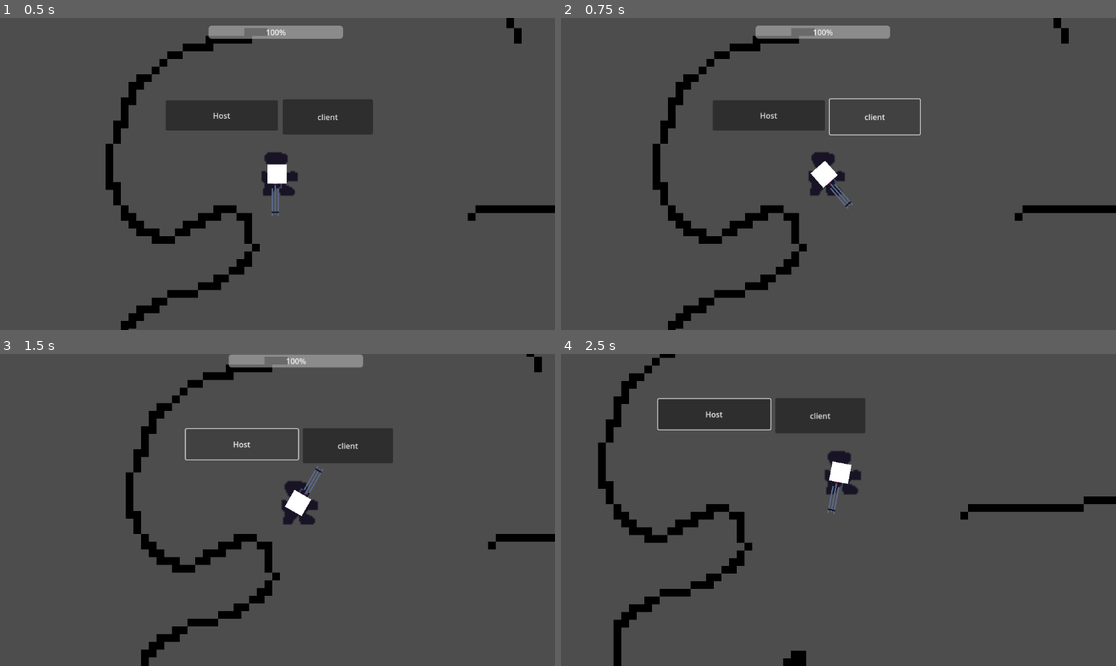
Above: before the commit, frames 1-4 (two rows, left to right).
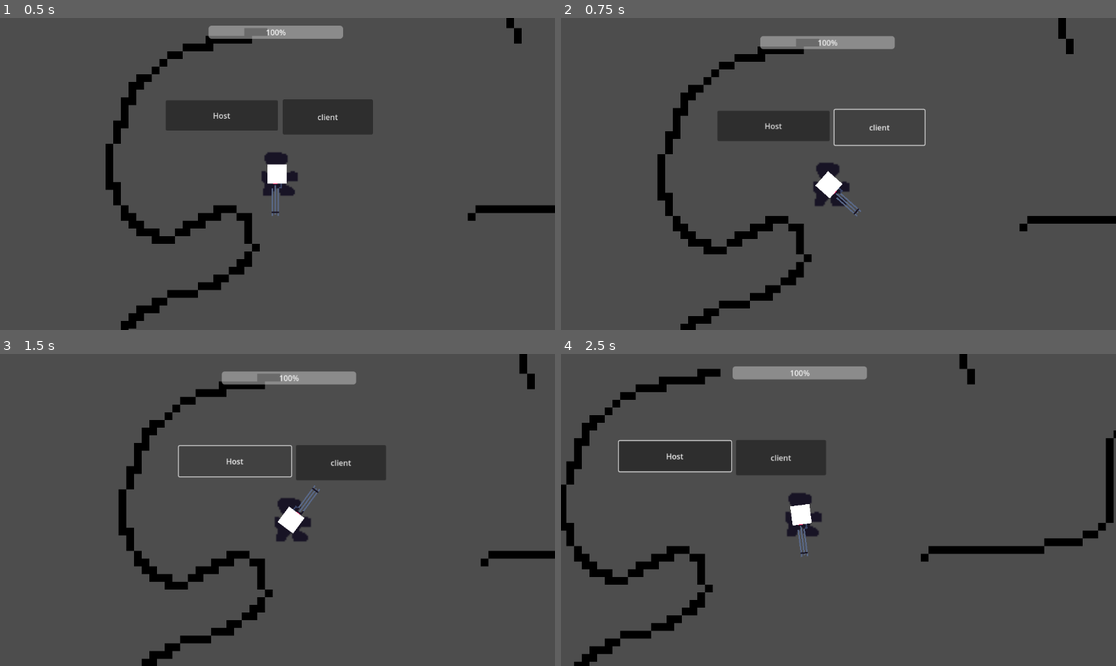
Above: after the commit, the same moments.

Repository: Deojee/project-sodalake
Game: Godot game, scene res://scenes/world.tscn
Same seed, same stepped clock (60 frames per second), same inputs: the game is played once before the commit and once after it. The engine's default icon, where the game draws it, is replaced by a stand-in: a white triangle on a blue panel in a dark square.
Inputs (mouse positions are in pixels of both pictures, inside the frame that each line leads up to):
- Up to frame 1 (0.5 s): no input
- Up to frame 2 (0.75 s): click "client" at 0.5 s
- Up to frame 3 (1.5 s): click "Host" at 1.25 s
- Up to frame 4 (2.5 s): move the mouse to (960, 494) at 2.02 s; press the mouse at (960, 494) at 2.03 s; hold D (right) from 2.03 s (still down)

Frame 1 is identical in both runs. In frame 2, 10% of the frame differs, in the area x 16-100%, y 0-100%; in frame 3, 11%; in frame 4, 18%, in the area x 0-100%, y 0-100%.

Commit message:
fixed camera

Diff:
--- a/Camera.gd
+++ b/Camera.gd
@@ -5,12 +5,13 @@
 
 
 func _input(event : InputEvent) -> void:
-
+	#return
 	if event is InputEventMouseMotion:
 		var _target = event.position - get_viewport().size * 0.5
 		if _target.length() < deadZone:
-			self.position = Vector2(0,0)
+			position = Vector2(0,0)
 		else:
-			self.position = _target.normalized() * (_target.length() - deadZone) * 0.5
-		print(event.position)
-		print(position)
+			position = _target.normalized() * (_target.length() - deadZone) * 0.5
+
+		prints("real target " , _target)
+		prints("real pos ", _target.normalized() * (_target.length() - deadZone) * 0.5)
--- a/gun.gd
+++ b/gun.gd
@@ -86,7 +86,7 @@
 
 
 
-var deadZone = 00
+var deadZone = 100
 
 func _input(event : InputEvent) -> void:
 	return
@@ -96,3 +96,6 @@
 			$Node2D.position = Vector2(0,0)
 		else:
 			position = _target.normalized() * (_target.length() - deadZone) * 0.5
+
+		prints("real target " , _target)
+		prints("real pos ", _target.normalized() * (_target.length() - deadZone) * 0.5)
--- a/gun.tscn
+++ b/gun.tscn
@@ -1,8 +1,7 @@
-[gd_scene load_steps=4 format=3 uid="uid://dtctxjmhx5ju0"]
+[gd_scene load_steps=3 format=3 uid="uid://dtctxjmhx5ju0"]
 
 [ext_resource type="Script" path="res://gun.gd" id="1_cmvgv"]
 [ext_resource type="Texture2D" uid="uid://d1xsnruslada6" path="res://textures/minigun.png" id="2_nr30l"]
-[ext_resource type="Script" path="res://Camera.gd" id="3_ypgt6"]
 
 [node name="gun" type="Node2D"]
 script = ExtResource("1_cmvgv")
@@ -15,11 +14,6 @@
 
 [node name="rayCastHolder" type="Node2D" parent="."]
 
-[node name="Node2D" type="Node2D" parent="."]
-script = ExtResource("3_ypgt6")
-
-[node name="Camera2D" type="Camera2D" parent="Node2D"]
-
 [node name="ColorRect" type="ColorRect" parent="."]
 offset_left = -20.0
 offset_top = -19.0
--- /dev/null
+++ b/playerCamera.tscn
@@ -0,0 +1,8 @@
+[gd_scene load_steps=2 format=3 uid="uid://cye1y4d8a5eio"]
+
+[ext_resource type="Script" path="res://Camera.gd" id="1_rdb27"]
+
+[node name="Camera" type="Node2D"]
+script = ExtResource("1_rdb27")
+
+[node name="Camera2D" type="Camera2D" parent="."]
--- a/scenes/player.tscn
+++ b/scenes/player.tscn
@@ -1,8 +1,9 @@
-[gd_scene load_steps=5 format=3 uid="uid://btiyjph3m6gwl"]
+[gd_scene load_steps=6 format=3 uid="uid://btiyjph3m6gwl"]
 
 [ext_resource type="Script" path="res://scripts/Player.gd" id="1_5f547"]
 [ext_resource type="Texture2D" uid="uid://ixf0vdsksjix" path="res://textures/New player (1).png" id="2_m42rr"]
 [ext_resource type="PackedScene" uid="uid://dtctxjmhx5ju0" path="res://gun.tscn" id="3_6n0ac"]
+[ext_resource type="PackedScene" uid="uid://cye1y4d8a5eio" path="res://playerCamera.tscn" id="4_dgk2h"]
 
 [sub_resource type="CapsuleShape2D" id="CapsuleShape2D_jdkhq"]
 radius = 23.0
@@ -25,3 +26,5 @@
 offset_bottom = -281.0
 
 [node name="gun" parent="." instance=ExtResource("3_6n0ac")]
+
+[node name="Node2D" parent="." instance=ExtResource("4_dgk2h")]
